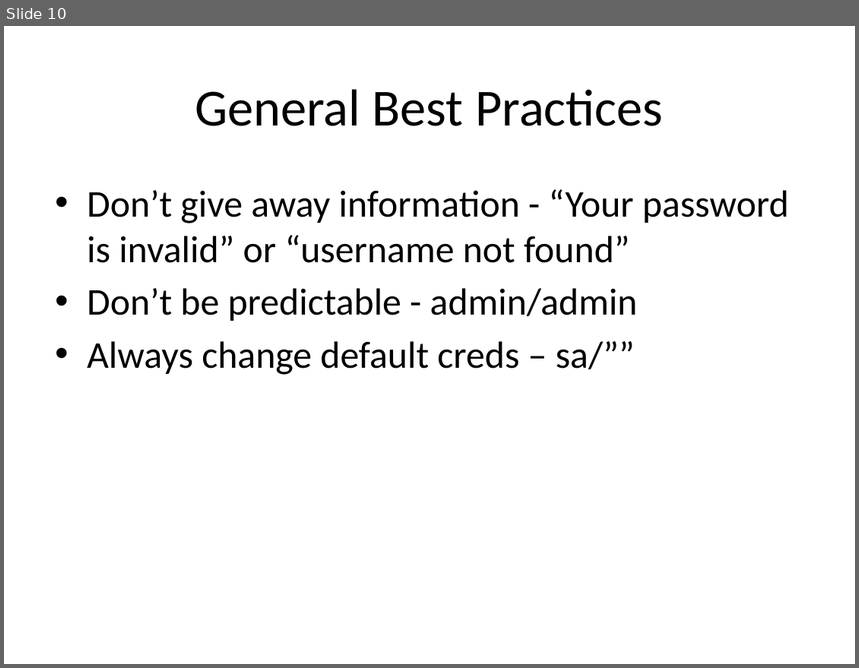
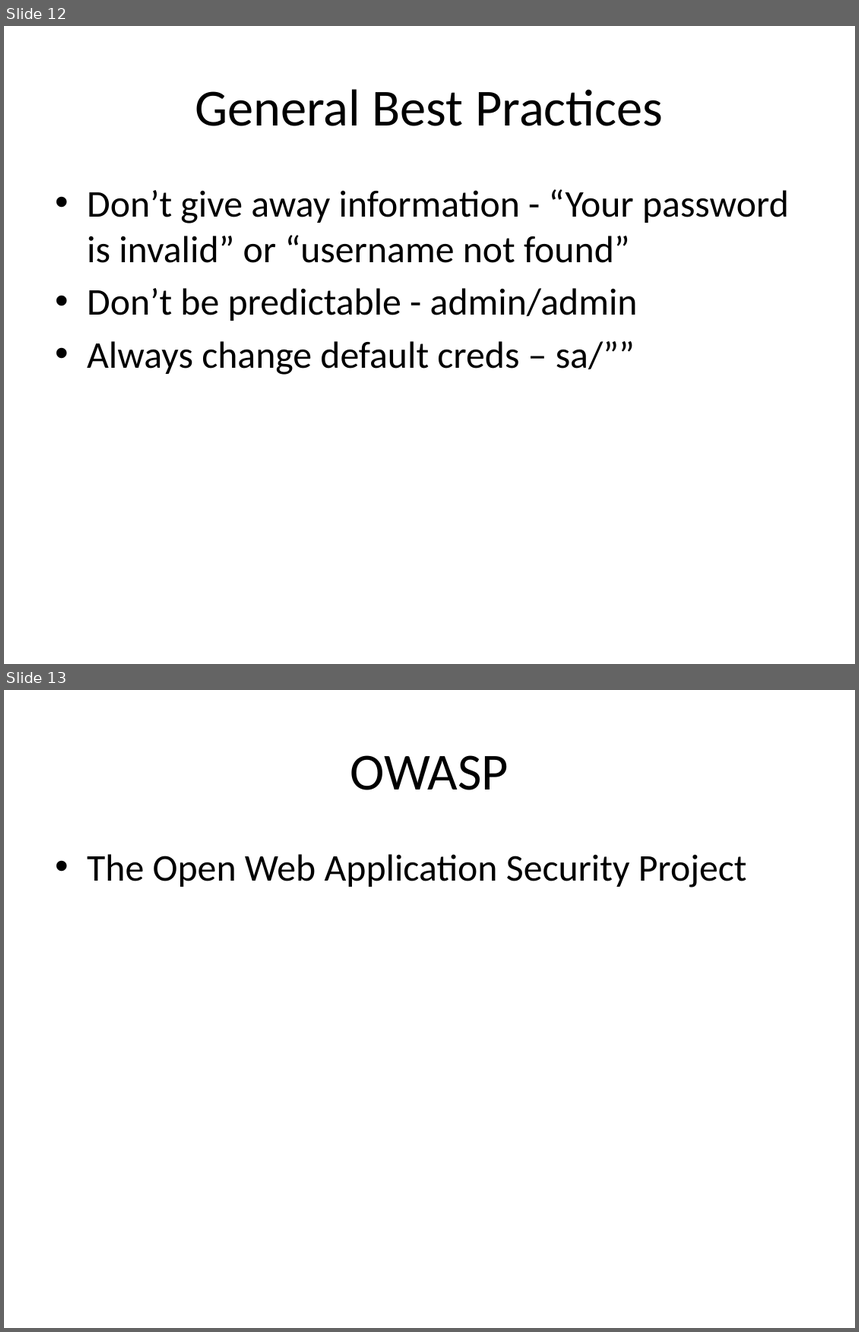
Before and after one commit to casmos1/Learning, a slide deck: Security/Content/Documents/Security.pptx. Shown one above the other, each under a label of ours: slide 10 before the commit, slides 12 and 13 after it. The pictures are 859x668 and 859x1332 pixels, drawn with LibreOffice and Linux fonts; fonts in the diff are those of the drawing. Boxes give left, top, right and bottom in pixels: in the first picture for what was removed or moved away, otherwise in the second. Text is boxed around its words. In the diff, an @@ line names an element or a change of style, - is before the commit and + after.

```diff
--- a/Security/Content/Documents/Security.pptx
+++ b/Security/Content/Documents/Security.pptx
@@ slide 13 added at (4,690,855,1328), background #FFFFFF @@
@@ title added at (350,755,509,790), 44 pt, text #000000 @@
+OWASP
@@ text added at (87,854,747,888), 32 pt, text #000000 @@
+• The Open Web Application Security Project
@@ what was slide 10 is now slide 12 @@
```
Also in this commit, not shown: 2 slides changed, 1 other slide added, 13 other files.
